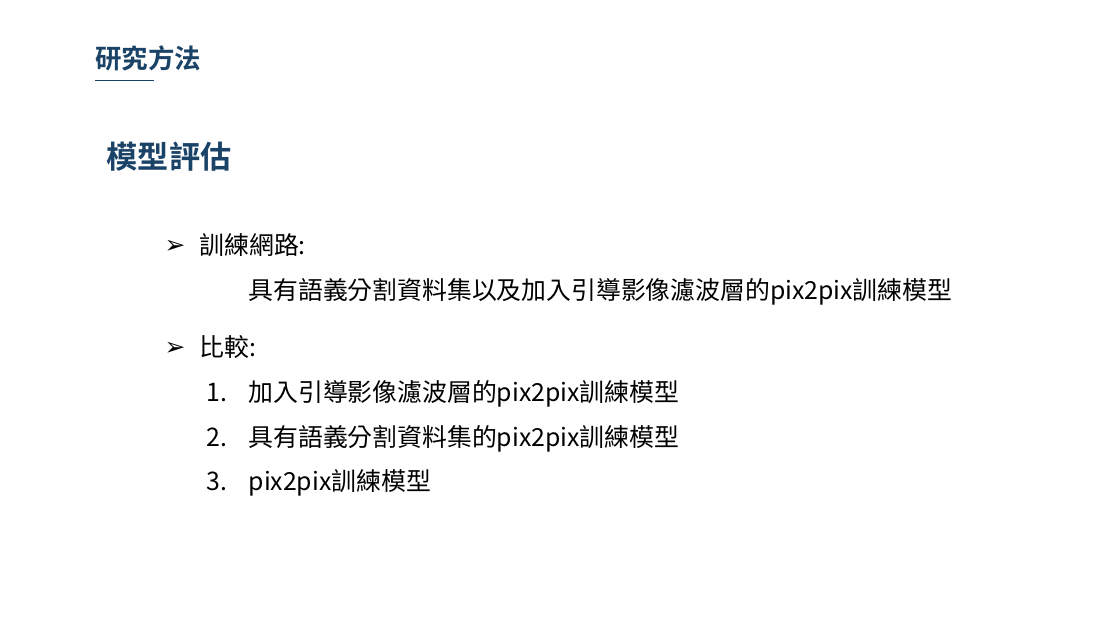
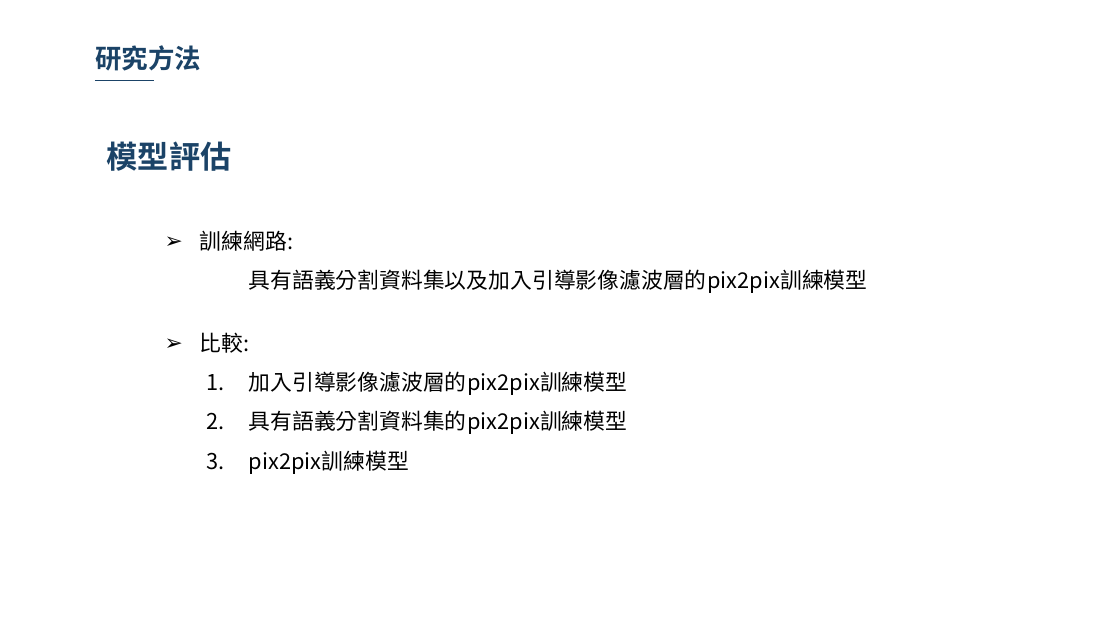
Before and after one commit to 10994015/paper, a slide deck: slide 41 of 論文/論文初審.pptx. Drawn at 1120x630 pixels with LibreOffice and Linux fonts; fonts in the diff are those of the drawing; background and template pictures are left out. Boxes give left, top, right and bottom in pixels: in the first picture for what was removed or moved away, otherwise in the second. Text is boxed around its words. In the diff, an @@ line names an element or a change of style, - is before the commit and + after.

Commit message:
0112

```diff
--- a/論文/論文初審.pptx
+++ b/論文/論文初審.pptx
@@ text "訓練網路:" at box(200, 230, 868, 293): size 16 to 14 pt @@
@@ text "比較:" at box(200, 332, 628, 474): size 16 to 14 pt @@
```
Also in this commit, not shown: 17 other slides changed.
